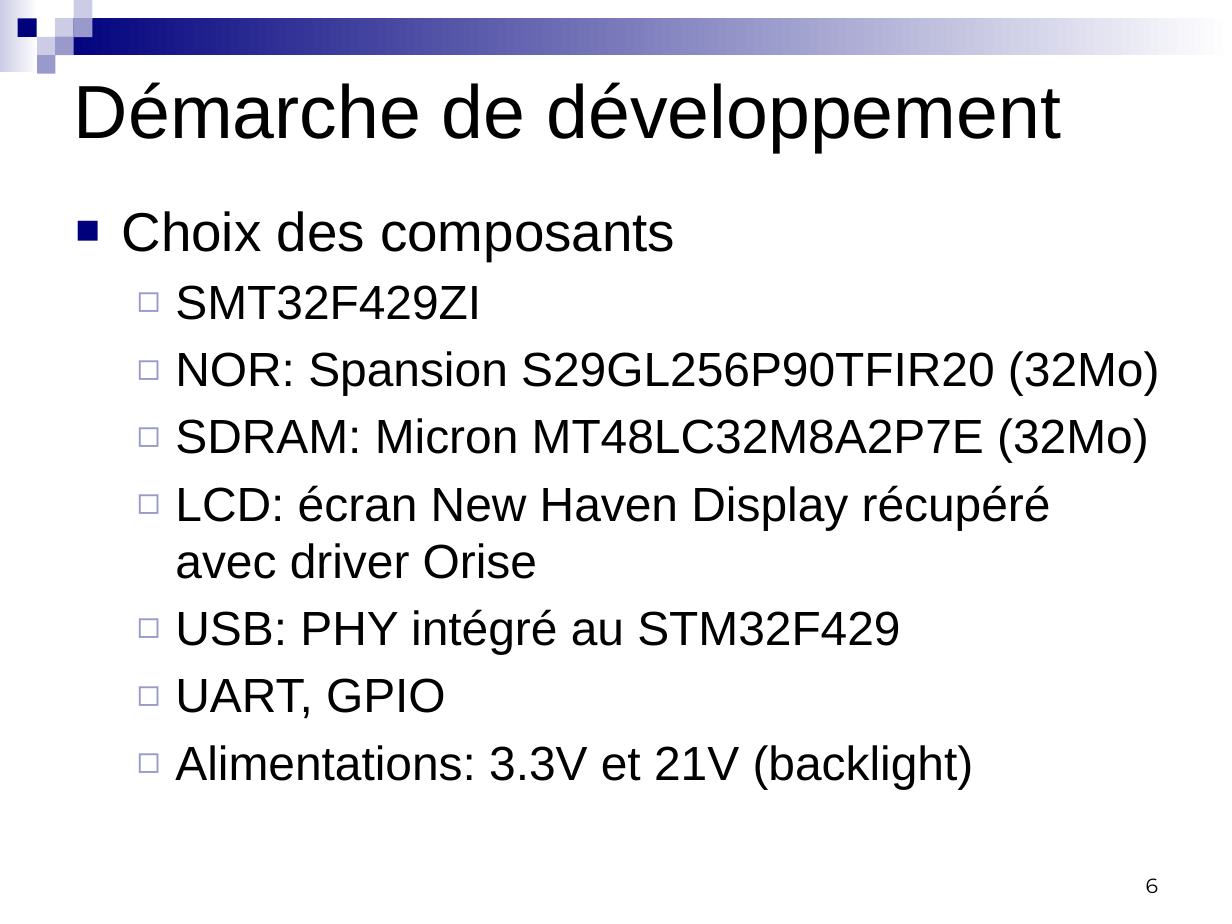
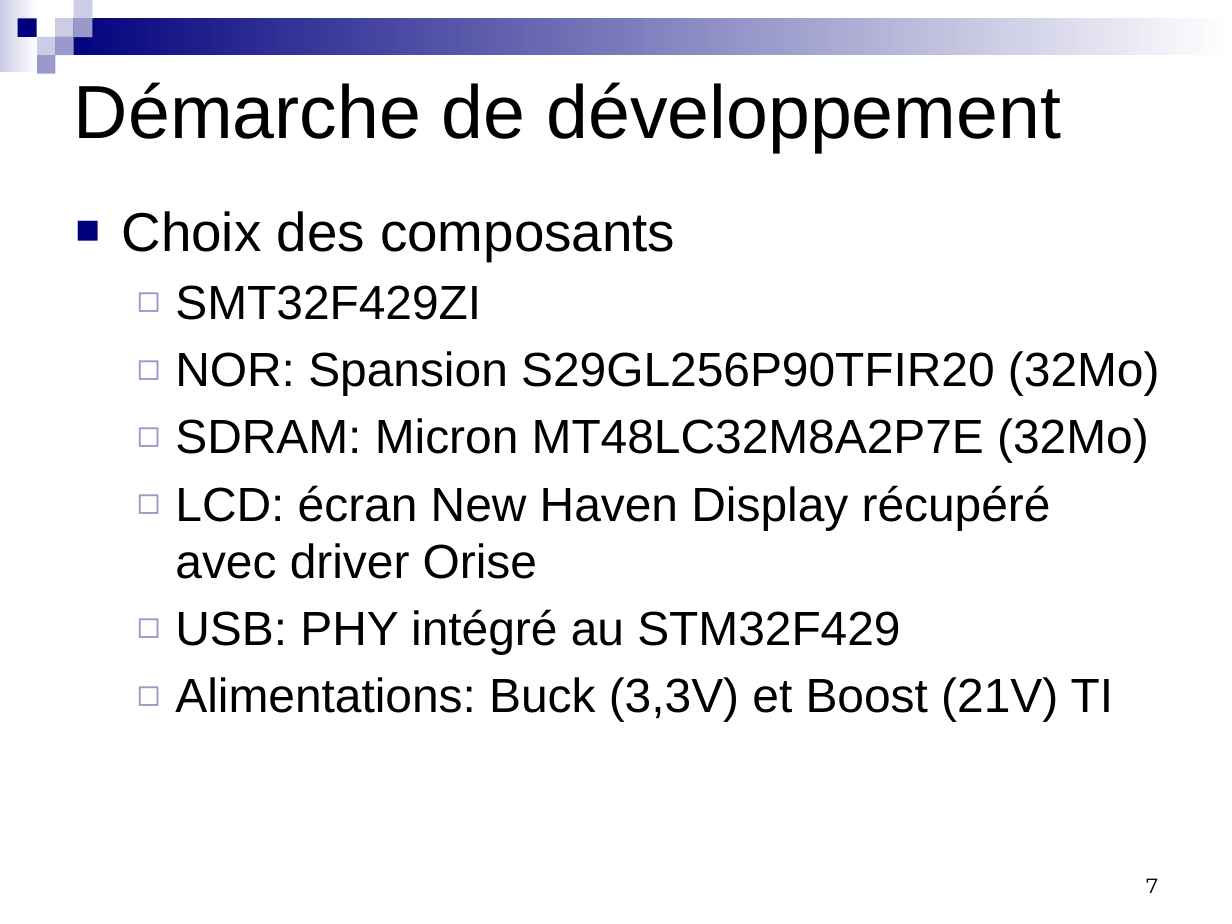
Before and after one commit to badrbouslikhin/Beluga, a slide deck: slide 7 of Rendu/PresentationFinale/Binome13PresentationFinalePRT.pptx (slide 6 before the commit). Drawn at 1232x924 pixels with LibreOffice and Linux fonts; fonts in the diff are those of the drawing. Boxes give left, top, right and bottom in pixels: in the first picture for what was removed or moved away, otherwise in the second. Text is boxed around its words. In the diff, an @@ line names an element or a change of style, - is before the commit and + after.

```diff
--- a/Rendu/PresentationFinale/Binome13PresentationFinalePRT.pptx
+++ b/Rendu/PresentationFinale/Binome13PresentationFinalePRT.pptx
@@ text at bbox=[175, 677, 1113, 722]: text changed @@
-  ◻ UART, GPIO
-  ◻ Alimentations: 3.3V et 21V (backlight)
+  ◻ Alimentations: Buck (3,3V) et Boost (21V) TI
@@ page number at bbox=[1146, 878, 1158, 893]: text changed @@
-6
+7
```
Also in this commit, not shown: 8 other slides changed, 1 slide added.
